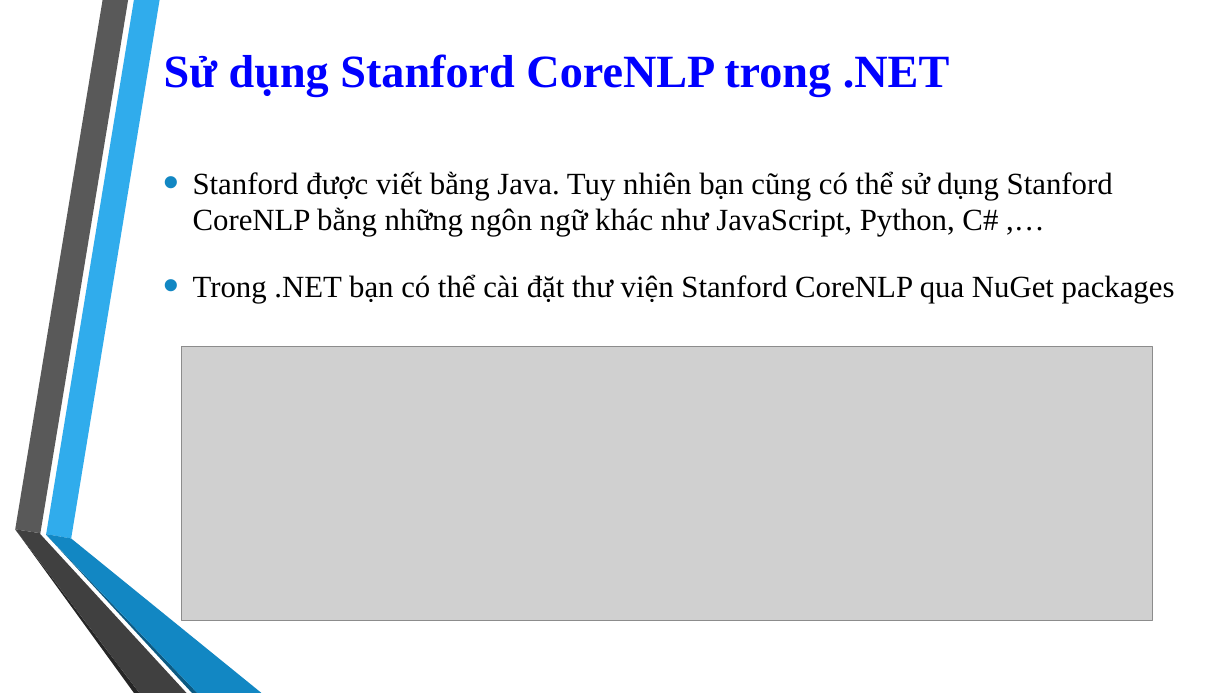
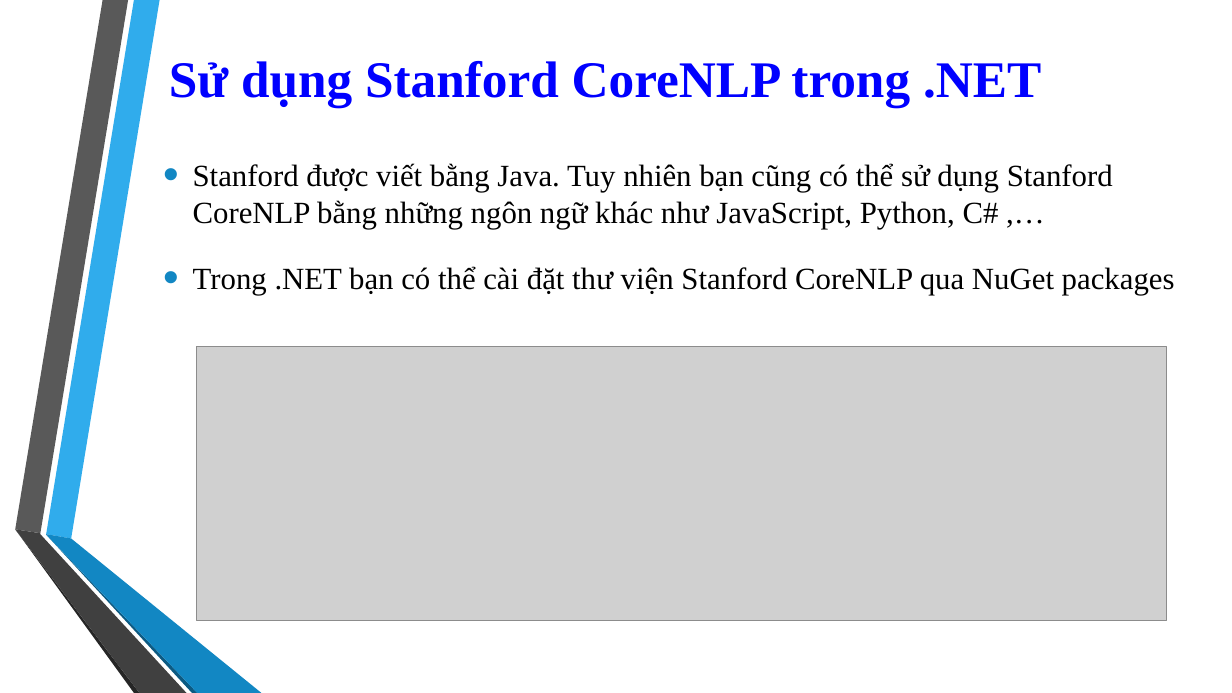
Before and after one commit to 1412520/TextMining, a slide deck: slide 6 of Seminar/Stanford_CoreNLP.pptx. Drawn at 1232x693 pixels with LibreOffice and Linux fonts; fonts in the diff are those of the drawing; grey boxes stand for pictures; background and template pictures are left out. Boxes give left, top, right and bottom in pixels: in the first picture for what was removed or moved away, otherwise in the second. Text is boxed around its words. In the diff, an @@ line names an element or a change of style, - is before the commit and + after.

```diff
--- a/Seminar/Stanford_CoreNLP.pptx
+++ b/Seminar/Stanford_CoreNLP.pptx
@@ title "Sử dụng Stanford CoreNLP trong ...": place and size @@
-title "Sử dụng Stanford CoreNLP trong ..." at bbox=[164, 54, 949, 96]
+title "Sử dụng Stanford CoreNLP trong ..." at bbox=[169, 61, 1041, 108]
@@ title "Sử dụng Stanford CoreNLP trong ..." at bbox=[169, 61, 1041, 108]: size 36 to 40 pt; alignment left to centre @@
@@ text "Stanford được viết bằng Java. ...": place and size @@
-text "Stanford được viết bằng Java. ..." at bbox=[193, 171, 1175, 303]
+text "Stanford được viết bằng Java. ..." at bbox=[193, 163, 1175, 295]
@@ picture: place and size @@
-picture at bbox=[181, 347, 1153, 621]
+picture at bbox=[196, 347, 1167, 621]
```
Also in this commit, not shown: 1 other slide changed, 5 slides added.
